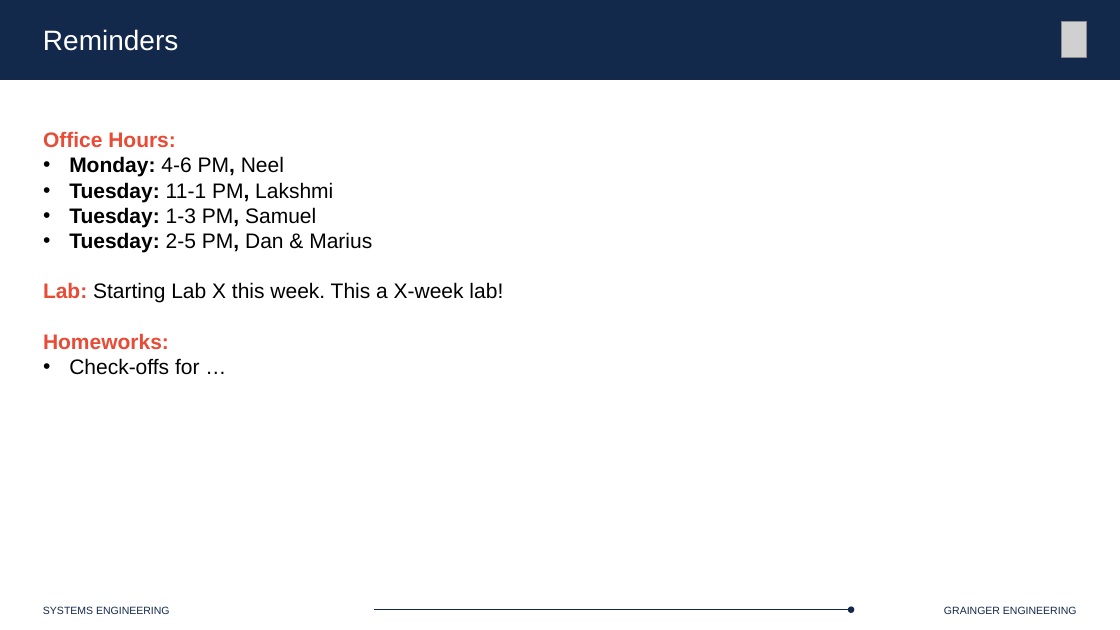
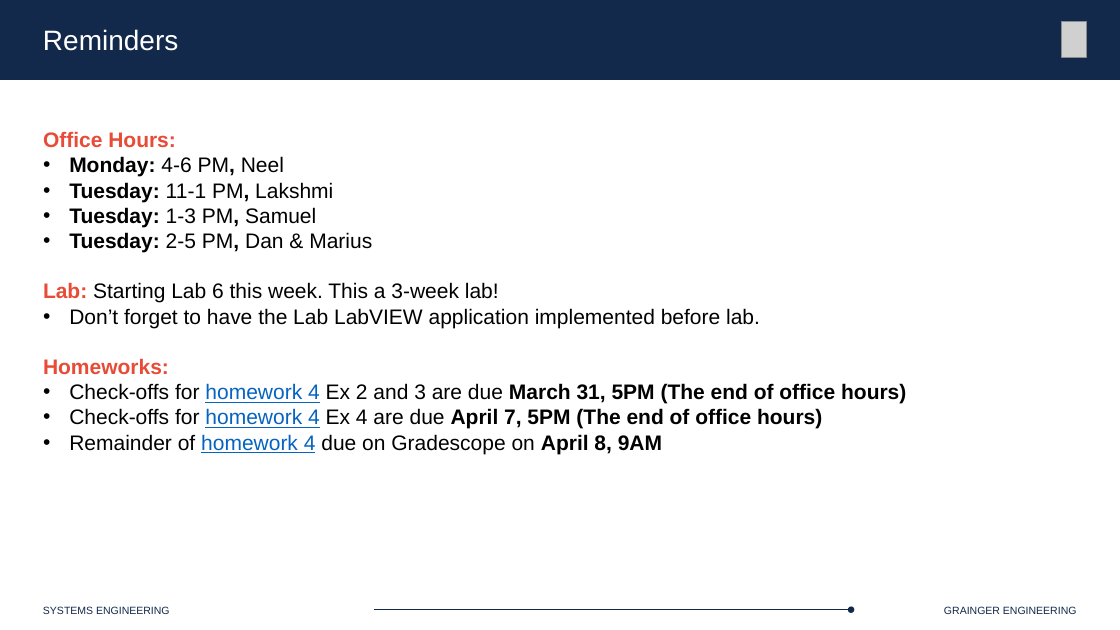
Before and after one commit to Marius-Juston/SE-423---Class-Material, a slide deck: slide 3 of Lectures/Slides/L18.pptx. Drawn at 1120x630 pixels with LibreOffice and Linux fonts; fonts in the diff are those of the drawing; grey boxes stand for pictures. Boxes give left, top, right and bottom in pixels: in the first picture for what was removed or moved away, otherwise in the second. Text is boxed around its words. In the diff, an @@ line names an element or a change of style, - is before the commit and + after.

Commit message:
minor start of L18

```diff
--- a/Lectures/Slides/L18.pptx
+++ b/Lectures/Slides/L18.pptx
@@ text at [43,282,760,328]: text changed @@
-Lab: Starting Lab X this week. This a X-week lab!
+Lab: Starting Lab 6 this week. This a 3-week lab!
+• Don’t forget to have the Lab LabVIEW application implemented before lab.
@@ text at [69,383,906,454]: text changed @@
-• Check-offs for …
+• Check-offs for homework 4 Ex 2 and 3 are due March 31, 5PM (The end of office hours)
+• Check-offs for homework 4 Ex 4 are due April 7, 5PM (The end of office hours)
+• Remainder of homework 4 due on Gradescope on April 8, 9AM
```
Also in this commit, not shown: 2 other slides changed, 1 slide added.
